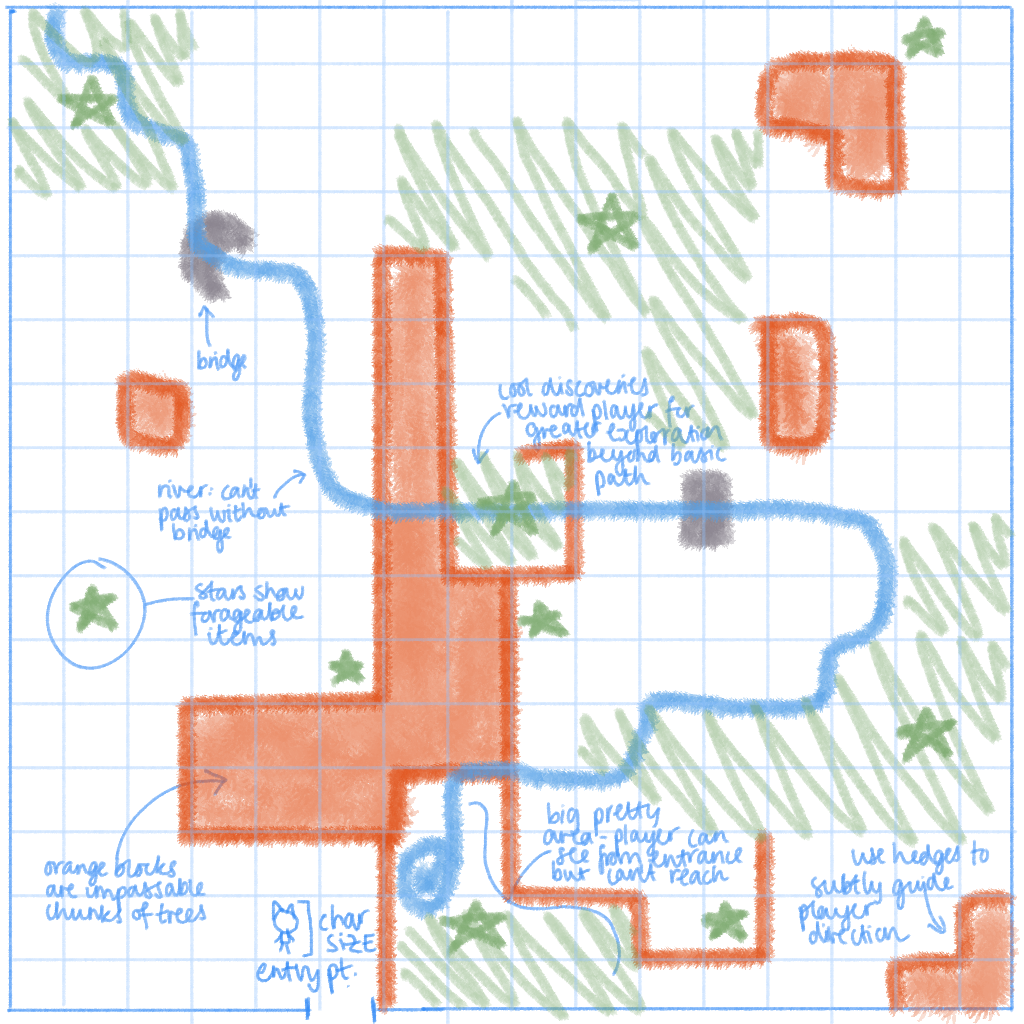
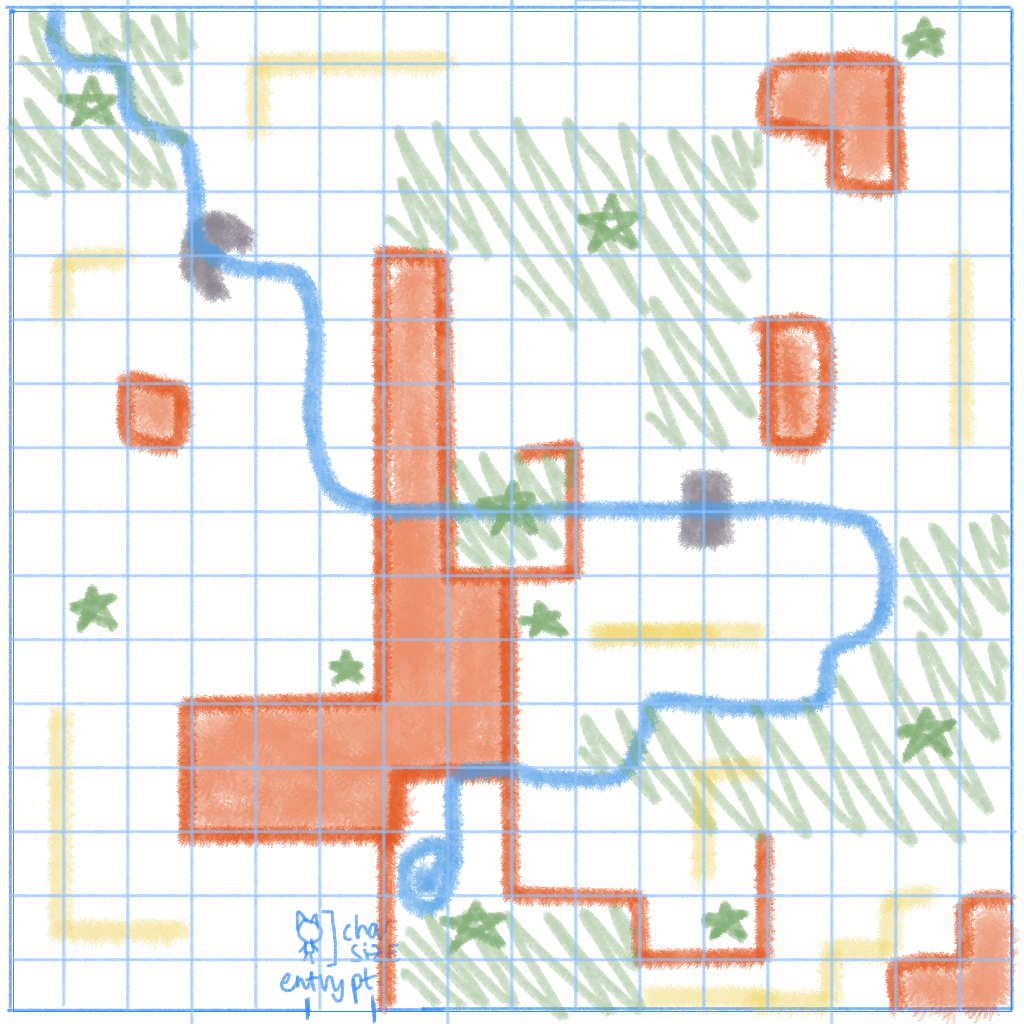
Comparing the layer stacks of the two w=1024, h=1024 images. Changes:
"grid": opacity 56% → 100% over <box>6,0,1018,1024</box>
added layer "leading lines" above "spots" over <box>44,46,978,1019</box>
painted on "notes" over <box>44,305,990,1005</box>
showed "Rectangle 1" over <box>13,11,1012,1012</box>
